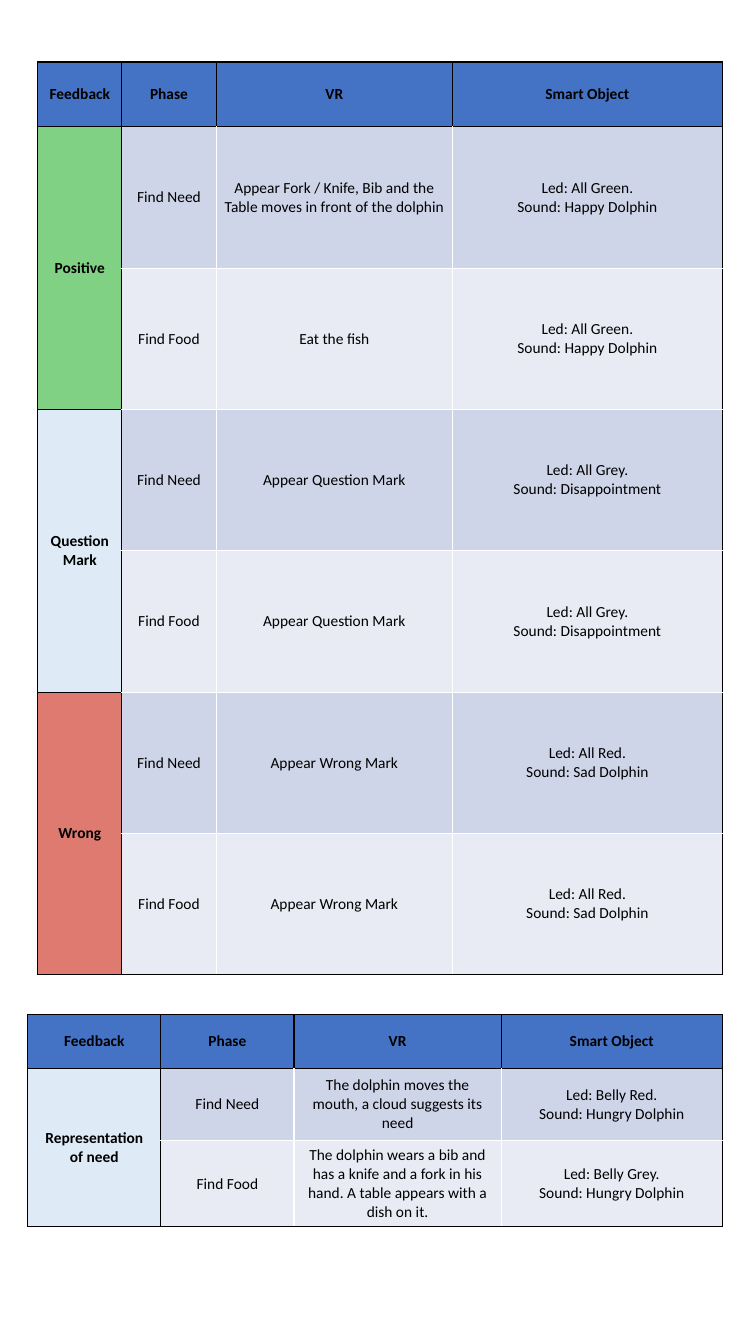
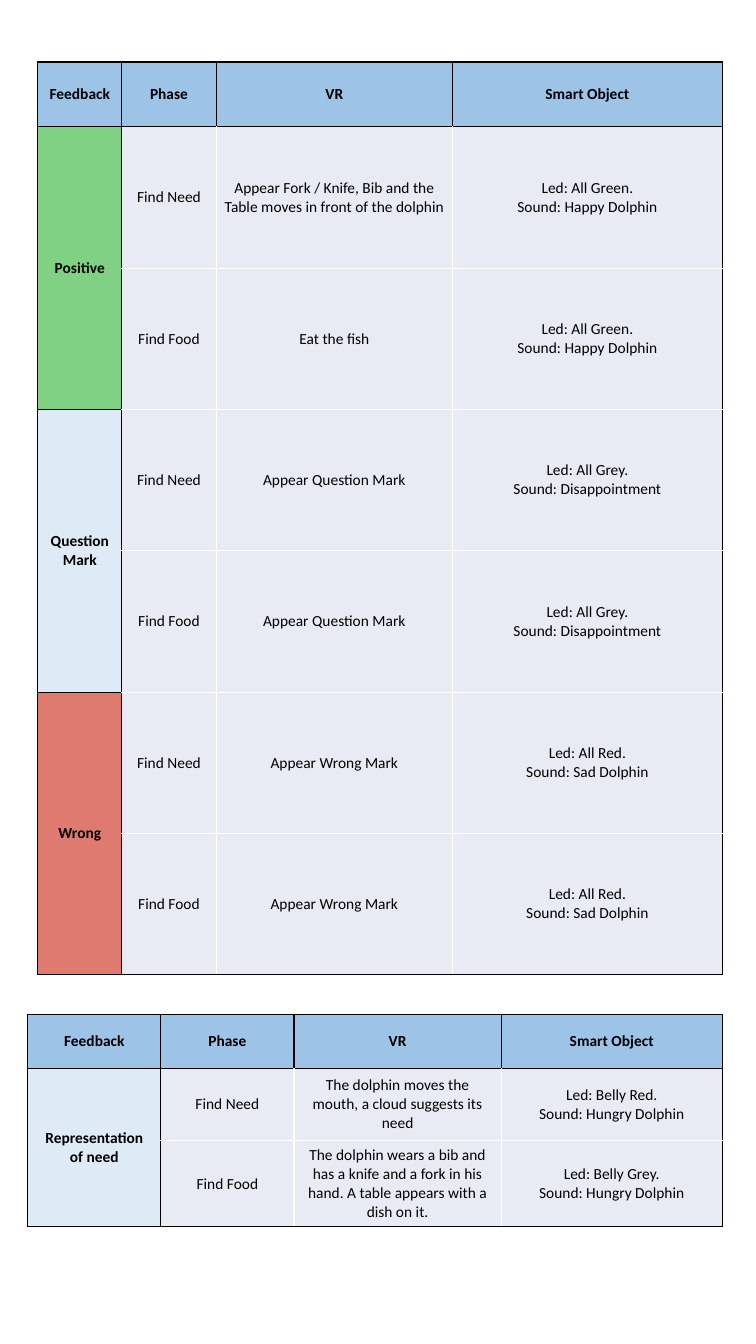
Before and after one commit to Ciuse/TamaDolphin, a slide deck: slide 3 of Immagini.pptx. Drawn at 756x1344 pixels with LibreOffice and Linux fonts; fonts in the diff are those of the drawing. Boxes give left, top, right and bottom in pixels: in the first picture for what was removed or moved away, otherwise in the second. Text is boxed around its words. In the diff, an @@ line names an element or a change of style, - is before the commit and + after.

```diff
--- a/Immagini.pptx
+++ b/Immagini.pptx
@@ table at bbox=[38, 61, 723, 975] @@
@@ fill #4472C4 to #9DC3E6 in row 1 @@
@@ fill #CFD5EA to #E9EBF5 in 9 cells @@
@@ table at bbox=[28, 1015, 723, 1225] @@
@@ fill #4472C4 to #9DC3E6 in row 1 @@
@@ fill #CFD5EA to #E9EBF5 in 3 cells @@
```
Also in this commit, not shown: 1 other slide changed, 13 other files.
